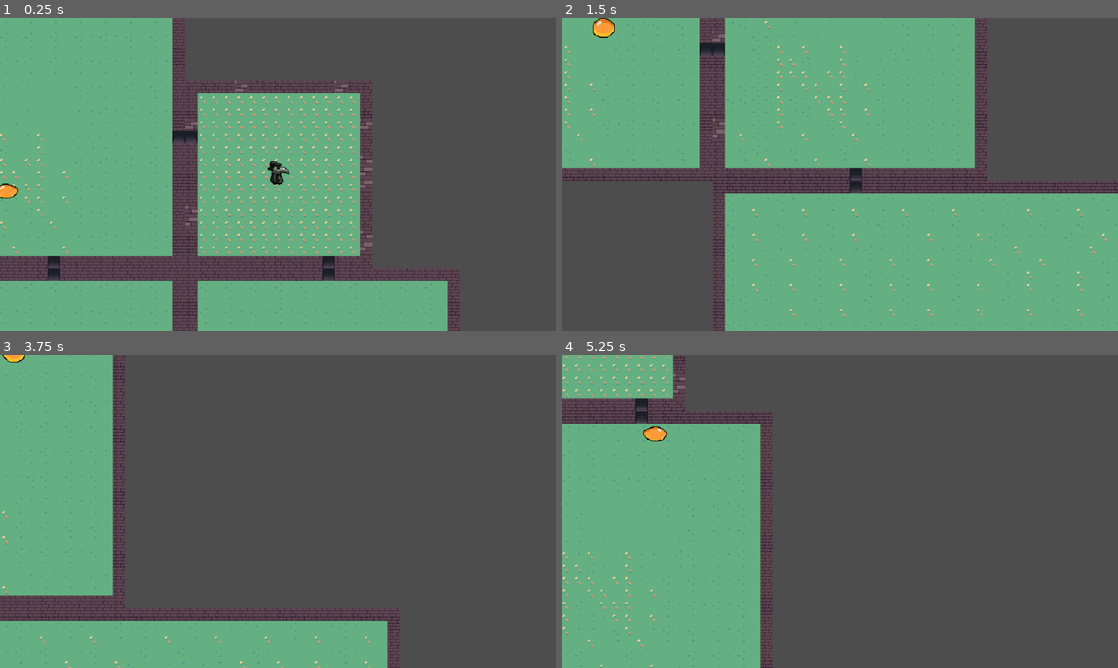
Above: before the commit, frames 1-4 (two rows, left to right).
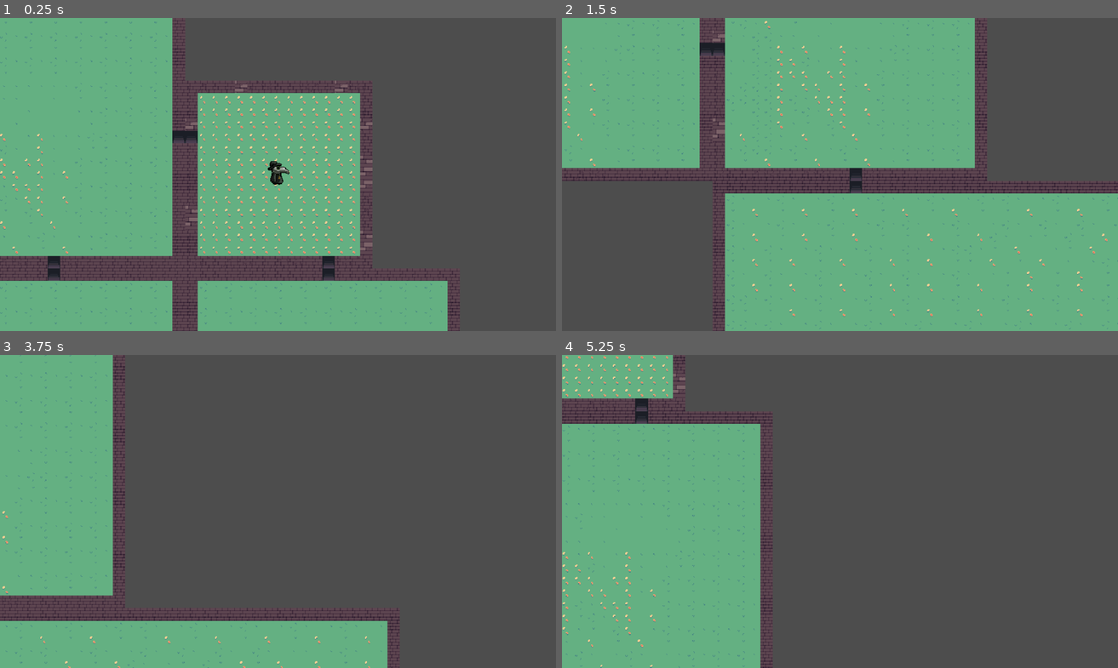
Above: after the commit, the same moments.

Repository: JohnHuber99/Black-Tower
Game: Godot game, scene res://Scenes/scene 2 - tilemap testing.tscn
Same seed, same stepped clock (60 frames per second), same inputs: the game is played once before the commit and once after it. Before the commit the project starts from res://Scenes/main.tscn.
Inputs (mouse positions are in pixels of both pictures, inside the frame that each line leads up to):
- Up to frame 1 (0.25 s): no input
- Up to frame 2 (1.5 s): move the mouse to (962, 158) at 0.52 s; hold D (right) 0.53-1.28 s; hold Down (down_camera) 0.53-1.28 s; move the mouse to (728, 190) at 1.27 s; hold S (down) from 1.28 s (still down); tap Left (left_camera) at 1.35 s
- Up to frame 3 (3.75 s): move the mouse to (333, 442) at 2.02 s; release S (down) at 2.03 s; hold D (right) 2.03-2.78 s; hold Right (right_camera) 2.03-2.78 s; move the mouse to (250, 574) at 2.77 s; hold W (up) 2.78-3.53 s; tap Mouse wheel down (scroll_down) at 2.85 s; move the mouse to (444, 558) at 3.52 s; hold A (left) from 3.53 s (still down); tap Mouse wheel up (scroll_up) at 3.6 s
- Up to frame 4 (5.25 s): move the mouse to (673, 464) at 4.27 s; tap E (spell) at 4.35 s; move the mouse to (867, 511) at 5.02 s; release A (left) at 5.03 s; hold S (down) from 5.03 s (still down); hold Up (up_camera) from 5.03 s (still down)

The runs differ from the first frame. In frame 1, 0.1% of the frame differs, in the area x 0-4%, y 52-58%; in frame 2, 0.2%, in the area x 5-10%, y 0-7%; in frame 3, less than 0.1%; in frame 4, 0.2%.

Commit message:
Revert "Merge branch 'main' of https://github.com/JohnHuber99/Black-Tower"
This reverts commit 9d10528e2eefb68c95e067ad091655a7833931f2, reversing
changes made to 3383ebbffbacfc9aa647639f3aaf41bee9e28e57.

Diff:
--- a/Rooms/Normal_Room.tscn
+++ b/Rooms/Normal_Room.tscn
@@ -1,7 +1,6 @@
-[gd_scene load_steps=5 format=4 uid="uid://fwh7s1rxc85i"]
+[gd_scene load_steps=4 format=4 uid="uid://fwh7s1rxc85i"]
 
 [ext_resource type="Texture2D" uid="uid://cmuu5ivjqf4ul" path="res://BT_Tile_Placeholders.png" id="1_w3ckf"]
-[ext_resource type="Script" uid="uid://uhf160oax2pj" path="res://Scripts/enemy_dungeon_spawn.gd" id="2_uhrl0"]
 
 [sub_resource type="TileSetAtlasSource" id="TileSetAtlasSource_sf7h4"]
 texture = ExtResource("1_w3ckf")
@@ -51,6 +50,3 @@
 [node name="RoomMapLayer" type="TileMapLayer" parent="."]
 tile_map_data = PackedByteArray("AAAAAPH/AAAHAAAAAAAAAPL/AAAEAAAAAAAAAPP/AAAEAAAAAAAAAPT/AAAGAAQAAAAAAPX/AAAEAAAAAAAAAP …(7664 unchanged characters)…
 tile_set = SubResource("TileSet_7ugto")
-
-[node name="EnemyDungeonSpawn" type="Marker2D" parent="."]
-script = ExtResource("2_uhrl0")
--- /dev/null
+++ b/Scenes/enemy.gd
@@ -0,0 +1,16 @@
+extends CharacterBody2D
+
+const SPEED = 100.0
+
+##i added the player back sorry alan
+@onready var player = $"."
+
+func _physics_process(delta: float) -> void:
+
+	# Get the input direction and handle the movement/deceleration.
+	# As good practice, you should replace UI actions with custom gameplay actions.
+	var direction = Vector2(player.position.x-position.x, player.position.y-position.y)
+	if direction:
+		direction /= direction.length()
+		velocity = direction * SPEED
+	move_and_slide()
--- a/Scenes/enemy.tscn
+++ b/Scenes/enemy.tscn
@@ -1,116 +1,9 @@
-[gd_scene load_steps=46 format=3 uid="uid://beu0skyadwt6x"]
+[gd_scene load_steps=10 format=3 uid="uid://beu0skyadwt6x"]
 
-[ext_resource type="Script" uid="uid://bwkqflwu8gxce" path="res://Scripts/enemy.gd" id="1_g816c"]
+[ext_resource type="Script" uid="uid://bwkqflwu8gxce" path="res://Scenes/enemy.gd" id="1_g816c"]
 [ext_resource type="Texture2D" uid="uid://305ocla3pksv" path="res://sprites/Enemy_Sprite-Sheet.png" id="2_1f0kj"]
-[ext_resource type="Texture2D" uid="uid://j3lk75dn55ud" path="res://sprites/Enemy_Slime_Basic_Attack-Sheet-Sheet.png" id="2_afpow"]
-[ext_resource type="Texture2D" uid="uid://xqbvsth3hpt5" path="res://sprites/Enemy_Death-Sheet.png" id="3_287tu"]
-[ext_resource type="Texture2D" uid="uid://dvbuxicu3vb5t" path="res://sprites/Enemy_Slime_Hurt-Sheetv4.png" id="5_0830c"]
 
 [sub_resource type="RectangleShape2D" id="RectangleShape2D_5gm86"]
-
-[sub_resource type="AtlasTexture" id="AtlasTexture_auwsv"]
-atlas = ExtResource("2_afpow")
-region = Rect2(0, 0, 32, 32)
-
-[sub_resource type="AtlasTexture" id="AtlasTexture_8uf12"]
-atlas = ExtResource("2_afpow")
-region = Rect2(32, 0, 32, 32)
-
-[sub_resource type="AtlasTexture" id="AtlasTexture_po0sg"]
-atlas = ExtResource("2_afpow")
-region = Rect2(64, 0, 32, 32)
-
-[sub_resource type="AtlasTexture" id="AtlasTexture_haro7"]
-atlas = ExtResource("2_afpow")
-region = Rect2(96, 0, 32, 32)
-
-[sub_resource type="AtlasTexture" id="AtlasTexture_56vhr"]
-atlas = ExtResource("2_afpow")
-region = Rect2(0, 32, 32, 32)
-
-[sub_resource type="AtlasTexture" id="AtlasTexture_ta2yt"]
-atlas = ExtResource("2_afpow")
-region = Rect2(32, 32, 32, 32)
-
-[sub_resource type="AtlasTexture" id="AtlasTexture_m4x7e"]
-atlas = ExtResource("2_afpow")
-region = Rect2(64, 32, 32, 32)
-
-[sub_resource type="AtlasTexture" id="AtlasTexture_vt4ob"]
-atlas = ExtResource("2_afpow")
-region = Rect2(96, 32, 32, 32)
-
-[sub_resource type="AtlasTexture" id="AtlasTexture_hgeoe"]
-atlas = ExtResource("2_afpow")
-region = Rect2(0, 64, 32, 32)
-
-[sub_resource type="AtlasTexture" id="AtlasTexture_tk7xo"]
-atlas = ExtResource("2_afpow")
-region = Rect2(32, 64, 32, 32)
-
-[sub_resource type="AtlasTexture" id="AtlasTexture_scl1n"]
-atlas = ExtResource("2_afpow")
-region = Rect2(64, 64, 32, 32)
-
-[sub_resource type="AtlasTexture" id="AtlasTexture_dhkrs"]
-atlas = ExtResource("3_287tu")
-region = Rect2(0, 0, 32, 32)
-
-[sub_resource type="AtlasTexture" id="AtlasTexture_5xdhn"]
-atlas = ExtResource("3_287tu")
-region = Rect2(32, 0, 32, 32)
-
-[sub_resource type="AtlasTexture" id="AtlasTexture_4jyny"]
-atlas = ExtResource("3_287tu")
-region = Rect2(64, 0, 32, 32)
-
-[sub_resource type="AtlasTexture" id="AtlasTexture_vh8xy"]
-atlas = ExtResource("3_287tu")
-region = Rect2(96, 0, 32, 32)
-
-[sub_resource type="AtlasTexture" id="AtlasTexture_qjcj6"]
-atlas = ExtResource("3_287tu")
-region = Rect2(0, 32, 32, 32)
-
-[sub_resource type="AtlasTexture" id="AtlasTexture_4ycey"]
-atlas = ExtResource("3_287tu")
-region = Rect2(32, 32, 32, 32)
-
-[sub_resource type="AtlasTexture" id="AtlasTexture_8cim4"]
-atlas = ExtResource("3_287tu")
-region = Rect2(64, 32, 32, 32)
-
-[sub_resource type="AtlasTexture" id="AtlasTexture_7x82w"]
-atlas = ExtResource("3_287tu")
-region = Rect2(96, 32, 32, 32)
-
-[sub_resource type="AtlasTexture" id="AtlasTexture_iatxd"]
-atlas = ExtResource("3_287tu")
-region = Rect2(0, 64, 32, 32)
-
-[sub_resource type="AtlasTexture" id="AtlasTexture_qqxsh"]
-atlas = ExtResource("3_287tu")
-region = Rect2(32, 64, 32, 32)
-
-[sub_resource type="AtlasTexture" id="AtlasTexture_0whn2"]
-atlas = ExtResource("3_287tu")
-region = Rect2(64, 64, 32, 32)
-
-[sub_resource type="AtlasTexture" id="AtlasTexture_bx1xr"]
-atlas = ExtResource("3_287tu")
-region = Rect2(96, 64, 32, 32)
-
-[sub_resource type="AtlasTexture" id="AtlasTexture_n85mp"]
-atlas = ExtResource("3_287tu")
-region = Rect2(0, 96, 32, 32)
-
-[sub_resource type="AtlasTexture" id="AtlasTexture_nxecp"]
-atlas = ExtResource("3_287tu")
-region = Rect2(32, 96, 32, 32)
-
-[sub_resource type="AtlasTexture" id="AtlasTexture_6jaer"]
-atlas = ExtResource("3_287tu")
-region = Rect2(64, 96, 32, 32)
 
 [sub_resource type="AtlasTexture" id="AtlasTexture_afpow"]
 atlas = ExtResource("2_1f0kj")
@@ -132,124 +25,8 @@
 atlas = ExtResource("2_1f0kj")
 region = Rect2(128, 0, 32, 32)
 
-[sub_resource type="AtlasTexture" id="AtlasTexture_ve8xs"]
-atlas = ExtResource("5_0830c")
-region = Rect2(0, 0, 32, 32)
-
-[sub_resource type="AtlasTexture" id="AtlasTexture_q0iv8"]
-atlas = ExtResource("5_0830c")
-region = Rect2(32, 0, 32, 32)
-
-[sub_resource type="AtlasTexture" id="AtlasTexture_c1gwg"]
-atlas = ExtResource("5_0830c")
-region = Rect2(64, 0, 32, 32)
-
-[sub_resource type="AtlasTexture" id="AtlasTexture_3mxp7"]
-atlas = ExtResource("5_0830c")
-region = Rect2(96, 0, 32, 32)
-
-[sub_resource type="AtlasTexture" id="AtlasTexture_5a56t"]
-atlas = ExtResource("5_0830c")
-region = Rect2(0, 32, 32, 32)
-
-[sub_resource type="AtlasTexture" id="AtlasTexture_a6sir"]
-atlas = ExtResource("5_0830c")
-region = Rect2(32, 32, 32, 32)
-
-[sub_resource type="AtlasTexture" id="AtlasTexture_8ej4m"]
-atlas = ExtResource("5_0830c")
-region = Rect2(64, 32, 32, 32)
-
 [sub_resource type="SpriteFrames" id="SpriteFrames_7duco"]
 animations = [{
-"frames": [{
-"duration": 1.0,
-"texture": SubResource("AtlasTexture_auwsv")
-}, {
-"duration": 1.0,
-"texture": SubResource("AtlasTexture_8uf12")
-}, {
-"duration": 1.0,
-"texture": SubResource("AtlasTexture_po0sg")
-}, {
-"duration": 1.0,
-"texture": SubResource("AtlasTexture_haro7")
-}, {
-"duration": 1.0,
-"texture": SubResource("AtlasTexture_56vhr")
-}, {
-"duration": 1.0,
-"texture": SubResource("AtlasTexture_ta2yt")
-}, {
-"duration": 1.0,
-"texture": SubResource("AtlasTexture_m4x7e")
-}, {
-"duration": 1.0,
-"texture": SubResource("AtlasTexture_vt4ob")
-}, {
-"duration": 1.0,
-"texture": SubResource("AtlasTexture_hgeoe")
-}, {
-"duration": 1.0,
-"texture": SubResource("AtlasTexture_tk7xo")
-}, {
-"duration": 1.0,
-"texture": SubResource("AtlasTexture_scl1n")
-}],
-"loop": false,
-"name": &"attack",
-"speed": 8.0
-}, {
-"frames": [{
-"duration": 1.0,
-"texture": SubResource("AtlasTexture_dhkrs")
-}, {
-"duration": 1.0,
-"texture": SubResource("AtlasTexture_5xdhn")
-}, {
-"duration": 1.0,
-"texture": SubResource("AtlasTexture_4jyny")
-}, {
-"duration": 1.0,
-"texture": SubResource("AtlasTexture_vh8xy")
-}, {
-"duration": 1.0,
-"texture": SubResource("AtlasTexture_qjcj6")
-}, {
-"duration": 1.0,
-"texture": SubResource("AtlasTexture_4ycey")
-}, {
-"duration": 1.0,
-"texture": SubResource("AtlasTexture_8cim4")
-}, {
-"duration": 1.0,
-"texture": SubResource("AtlasTexture_7x82w")
-}, {
-"duration": 1.0,
-"texture": SubResource("AtlasTexture_iatxd")
-}, {
-"duration": 1.0,
-"texture": SubResource("AtlasTexture_qqxsh")
-}, {
-"duration": 1.0,
-"texture": SubResource("AtlasTexture_0whn2")
-}, {
-"duration": 1.0,
-"texture": SubResource("AtlasTexture_bx1xr")
-}, {
-"duration": 1.0,
-"texture": SubResource("AtlasTexture_n85mp")
-}, {
-"duration": 1.0,
-"texture": SubResource("AtlasTexture_nxecp")
-}, {
-"duration": 1.0,
-"texture": SubResource("AtlasTexture_6jaer")
-}],
-"loop": false,
-"name": &"death",
-"speed": 8.0
-}, {
 "frames": [{
 "duration": 1.0,
 "texture": SubResource("AtlasTexture_afpow")
@@ -266,35 +43,9 @@
 "duration": 1.0,
 "texture": SubResource("AtlasTexture_1dp5w")
 }],
-"loop": false,
-"name": &"default",
-"speed": 8.0
-}, {
-"frames": [{
-"duration": 1.0,
-"texture": SubResource("AtlasTexture_ve8xs")
-}, {
-"duration": 1.0,
-"texture": SubResource("AtlasTexture_q0iv8")
-}, {
-"duration": 1.0,
-"texture": SubResource("AtlasTexture_c1gwg")
-}, {
-"duration": 1.0,
-"texture": SubResource("AtlasTexture_3mxp7")
-}, {
-"duration": 1.0,
-"texture": SubResource("AtlasTexture_5a56t")
-}, {
-"duration": 1.0,
-"texture": SubResource("AtlasTexture_a6sir")
-}, {
-"duration": 1.0,
-"texture": SubResource("AtlasTexture_8ej4m")
-}],
-"loop": false,
-"name": &"hurt",
-"speed": 8.0
+"loop": true,
+"name": &"new_animation",
+"speed": 10.0
 }]
 
 [node name="Enemy" type="CharacterBody2D"]
@@ -305,7 +56,6 @@
 
 [node name="AnimatedSprite2D" type="AnimatedSprite2D" parent="."]
 sprite_frames = SubResource("SpriteFrames_7duco")
-animation = &"hurt"
-autoplay = "default"
-frame = 6
-frame_progress = 1.0
+animation = &"new_animation"
+autoplay = "new_animation"
+frame_progress = 0.894915
--- a/Scenes/main.tscn
+++ /dev/null
@@ -1,12 +0,0 @@
-[gd_scene load_steps=2 format=3 uid="uid://c8nmqx4yrctrl"]
-
-[ext_resource type="Script" uid="uid://dmru7ohnl1p0k" path="res://DungeonRooms.gd" id="1_bo1nx"]
-
-[node name="Main" type="Node2D"]
-
-[node name="DungeonRooms" type="Node2D" parent="."]
-script = ExtResource("1_bo1nx")
-
-[node name="GPUParticles2D" type="GPUParticles2D" parent="."]
-visible = false
-position = Vector2(216, 48)
--- a/Scenes/player.tscn
+++ b/Scenes/player.tscn
@@ -1,9 +1,8 @@
-[gd_scene load_steps=73 format=3 uid="uid://b4uixgwclv3j8"]
+[gd_scene load_steps=64 format=3 uid="uid://b4uixgwclv3j8"]
 
 [ext_resource type="Script" uid="uid://bckauqi7hchmr" path="res://Scripts/player.gd" id="1_3jcom"]
 [ext_resource type="Texture2D" uid="uid://cmov0iwtw5j3e" path="res://sprites/Death.png" id="1_5voi2"]
 [ext_resource type="Texture2D" uid="uid://bgemqup8jls7v" path="res://sprites/PlagueDoctor_WalkRight_Sprite-Sheet_v1.png" id="1_fkcr7"]
-[ext_resource type="Texture2D" uid="uid://bcdwgujf8wi3u" path="res://sprites/Plague_Doctor_Hurt-Sheet.png" id="3_tx1dd"]
 [ext_resource type="Texture2D" uid="uid://dduk3h7bwwde0" path="res://sprites/PlagueDoctorSprite_SmellingSaltsSpell-Sheet.png" id="3_v3v15"]
 [ext_resource type="Texture2D" uid="uid://dhbo1pdw7f62m" path="res://sprites/grenade_throw.png" id="4_bob2w"]
 [ext_resource type="Texture2D" uid="uid://bat4rjdsewfqn" path="res://sprites/Throwing_Idle.png" id="5_h1gd6"]
@@ -54,38 +53,6 @@
 atlas = ExtResource("1_5voi2")
 region = Rect2(57, 70, 57, 35)
 
-[sub_resource type="AtlasTexture" id="AtlasTexture_gymyn"]
-atlas = ExtResource("3_tx1dd")
-region = Rect2(0, 0, 32, 32)
-
-[sub_resource type="AtlasTexture" id="AtlasTexture_pu2lt"]
-atlas = ExtResource("3_tx1dd")
-region = Rect2(32, 0, 32, 32)
-
-[sub_resource type="AtlasTexture" id="AtlasTexture_ukyrk"]
-atlas = ExtResource("3_tx1dd")
-region = Rect2(64, 0, 32, 32)
-
-[sub_resource type="AtlasTexture" id="AtlasTexture_7dp3o"]
-atlas = ExtResource("3_tx1dd")
-region = Rect2(96, 0, 32, 32)
-
-[sub_resource type="AtlasTexture" id="AtlasTexture_h4iuc"]
-atlas = ExtResource("3_tx1dd")
-region = Rect2(0, 32, 32, 32)
-
-[sub_resource type="AtlasTexture" id="AtlasTexture_fd4e3"]
-atlas = ExtResource("3_tx1dd")
-region = Rect2(32, 32, 32, 32)
-
-[sub_resource type="AtlasTexture" id="AtlasTexture_qqcod"]
-atlas = ExtResource("3_tx1dd")
-region = Rect2(64, 32, 32, 32)
-
-[sub_resource type="AtlasTexture" id="AtlasTexture_igrcy"]
-atlas = ExtResource("3_tx1dd")
-region = Rect2(96, 32, 32, 32)
-
 [sub_resource type="AtlasTexture" id="AtlasTexture_p62ss"]
 atlas = ExtResource("1_fkcr7")
 region = Rect2(0, 0, 32, 32)
@@ -241,35 +208,6 @@
 }, {
 "frames": [{
 "duration": 1.0,
-"texture": SubResource("AtlasTexture_gymyn")
-}, {
-"duration": 1.0,
-"texture": SubResource("AtlasTexture_pu2lt")
-}, {
-"duration": 1.0,
-"texture": SubResource("AtlasTexture_ukyrk")
-}, {
-"duration": 1.0,
-"texture": SubResource("AtlasTexture_7dp3o")
-}, {
-"duration": 1.0,
-"texture": SubResource("AtlasTexture_h4iuc")
-}, {
-"duration": 1.0,
-"texture": SubResource("AtlasTexture_fd4e3")
-}, {
-"duration": 1.0,
-"texture": SubResource("AtlasTexture_qqcod")
-}, {
-"duration": 1.0,
-"texture": SubResource("AtlasTexture_igrcy")
-}],
-"loop": false,
-"name": &"hurt",
-"speed": 8.0
-}, {
-"frames": [{
-"duration": 1.0,
 "texture": SubResource("AtlasTexture_p62ss")
 }],
 "loop": false,
@@ -489,9 +427,7 @@
 [node name="PlayerSprite" type="AnimatedSprite2D" parent="."]
 position = Vector2(2, -4)
 sprite_frames = SubResource("SpriteFrames_chjaw")
-animation = &"hurt"
-frame = 7
-frame_progress = 1.0
+animation = &"smelling_salts"
 
 [node name="Camera2D" type="Camera2D" parent="."]
 position = Vector2(1, -1)
--- /dev/null
+++ b/Scenes/scene 2 - tilemap testing.tscn
@@ -0,0 +1,16 @@
+[gd_scene load_steps=3 format=3 uid="uid://c8nmqx4yrctrl"]
+
+[ext_resource type="Script" uid="uid://dmru7ohnl1p0k" path="res://DungeonRooms.gd" id="1_1agh5"]
+[ext_resource type="PackedScene" uid="uid://beu0skyadwt6x" path="res://Scenes/enemy.tscn" id="6_xydd7"]
+
+[node name="Scene2-TilemapTesting" type="Node2D"]
+
+[node name="DungeonRooms" type="Node2D" parent="."]
+script = ExtResource("1_1agh5")
+
+[node name="GPUParticles2D" type="GPUParticles2D" parent="."]
+visible = false
+position = Vector2(216, 48)
+
+[node name="Enemy" parent="." instance=ExtResource("6_xydd7")]
+position = Vector2(374, 204)
--- a/Scenes/test.tscn
+++ /dev/null
@@ -1,10 +0,0 @@
-[gd_scene load_steps=3 format=3 uid="uid://dble65nxs1p4t"]
-
-[ext_resource type="PackedScene" uid="uid://b4uixgwclv3j8" path="res://Scenes/player.tscn" id="1_8od7v"]
-[ext_resource type="PackedScene" uid="uid://beu0skyadwt6x" path="res://Scenes/enemy.tscn" id="2_qc4db"]
-
-[node name="Test" type="Node2D"]
-
-[node name="player" parent="." instance=ExtResource("1_8od7v")]
-
-[node name="Enemy" parent="." instance=ExtResource("2_qc4db")]
--- a/Scripts/Player_Dungeon_Spawn.gd
+++ b/Scripts/Player_Dungeon_Spawn.gd
@@ -2,7 +2,7 @@
 const PLAYER = preload("res://Scenes/player.tscn")
 
 func _ready():
-	var main_scene = get_node("/root/Main")
+	var main_scene = get_node("/root/Scene2-TilemapTesting")
 	var player_instance = PLAYER.instantiate()
 	player_instance.global_position = global_position  # Set initial position
 	player_instance.visible = true
--- a/Scripts/enemy.gd
+++ /dev/null
@@ -1,39 +0,0 @@
-extends CharacterBody2D
-
-@export var speed = 100
-@export var attack_proximity = 75
-
-@onready var sprite = $AnimatedSprite2D
-
-func _physics_process(delta: float) -> void:
-	var player = $"."
-	# This should be whatever the player instance is
-	if (get_node("../player") != null):
-		player = get_node("../player")
-
-	# Move in the direction of the player
-	var direction = Vector2(player.position.x-position.x, player.position.y-position.y)
-	if direction:
-		direction /= direction.length()
-		velocity = direction * speed
-	move_and_slide()
-
-func _process(delta):
-	var player = $"."
-	# This should be whatever the player instance is
-	if (get_node("../player") != null):
-		player = get_node("../player")
-
-	var x_distance = position.x - player.position.x
-	var y_distance = position.y - player.position.y
-
-	# Face toward player
-	sprite.flip_h = x_distance > 0
-
-	# Attack if close enough to player
-	var distance_to_player = sqrt(x_distance*x_distance + y_distance*y_distance)
-	if (distance_to_player <= attack_proximity):
-		sprite.play("attack")
-		await sprite.animation_finished
-	else:
-		sprite.play("default")
--- a/Scripts/enemy_dungeon_spawn.gd
+++ /dev/null
@@ -1,13 +0,0 @@
-extends Marker2D
-const ENEMY = preload("res://Scenes/enemy.tscn")
-
-@onready var main_scene = get_node("/root/Main")
-
-func _ready() -> void:
-	var enemy_instance = ENEMY.instantiate()
-	enemy_instance.global_position = global_position + Vector2(100, -100)  # Set initial position
-	enemy_instance.visible = true
-	enemy_instance.z_index = 1  # Make sure the enemy is in front
-	if enemy_instance.get_parent() != null:
-		enemy_instance.get_parent().remove_child(enemy_instance)
-	main_scene.add_child.call_deferred(enemy_instance)
--- a/Scripts/player.gd
+++ b/Scripts/player.gd
@@ -135,7 +135,7 @@
 
 func _ready():
 	z_index = 1
-	var vaporSignalEnd = get_node("SmellingSalts")
+	var vaporSignalEnd = get_node("/root/Scene2-TilemapTesting/player/SmellingSalts")
 	vaporSignalEnd.smelling_salts_finished.connect(_on_smelling_salts_finished)
 
 func _launch():
--- a/Scripts/smelling_salts.gd
+++ b/Scripts/smelling_salts.gd
@@ -5,7 +5,7 @@
 @onready var sprite = $SmellingSaltsSprite
 
 func _ready() -> void:
-	var vaporSignal = get_node("..")
+	var vaporSignal = get_node("/root/Scene2-TilemapTesting/player")
 	vaporSignal.launch_vapor.connect(_on_player_launch_vapor)
 	pass
 	hide()
--- a/black_tower_dungeon_map.tscn
+++ b/black_tower_dungeon_map.tscn
@@ -34,5 +34,3 @@
 
 [node name="StartingRoom" parent="." instance=ExtResource("8_q0bth")]
 visible = false
-
-[connection signal="player_ready" from="StartingRoom" to="Normal Room" method="_on_starting_room_player_ready"]
Renamed: Scripts/enemy.gd.uid -> Scenes/enemy.gd.uid
Not shown, removed: Scripts/enemy_dungeon_spawn.gd.uid
Not shown: 1 places in black_tower_dungeon_map.tscn that only renumber resources
Binary file removed: sprites/Enemy_Death-Sheet.png
Not shown, removed: sprites/Enemy_Death-Sheet.png.import
Binary file removed: sprites/Enemy_Slime_Basic_Attack-Sheet-Sheet.png
Not shown, removed: sprites/Enemy_Slime_Basic_Attack-Sheet-Sheet.png.import
Binary file removed: sprites/Enemy_Slime_Hurt-Sheetv4.png
Not shown, removed: sprites/Enemy_Slime_Hurt-Sheetv4.png.import
Binary file removed: sprites/Plague_Doctor_Hurt-Sheet.png
Not shown, removed: sprites/Plague_Doctor_Hurt-Sheet.png.import
